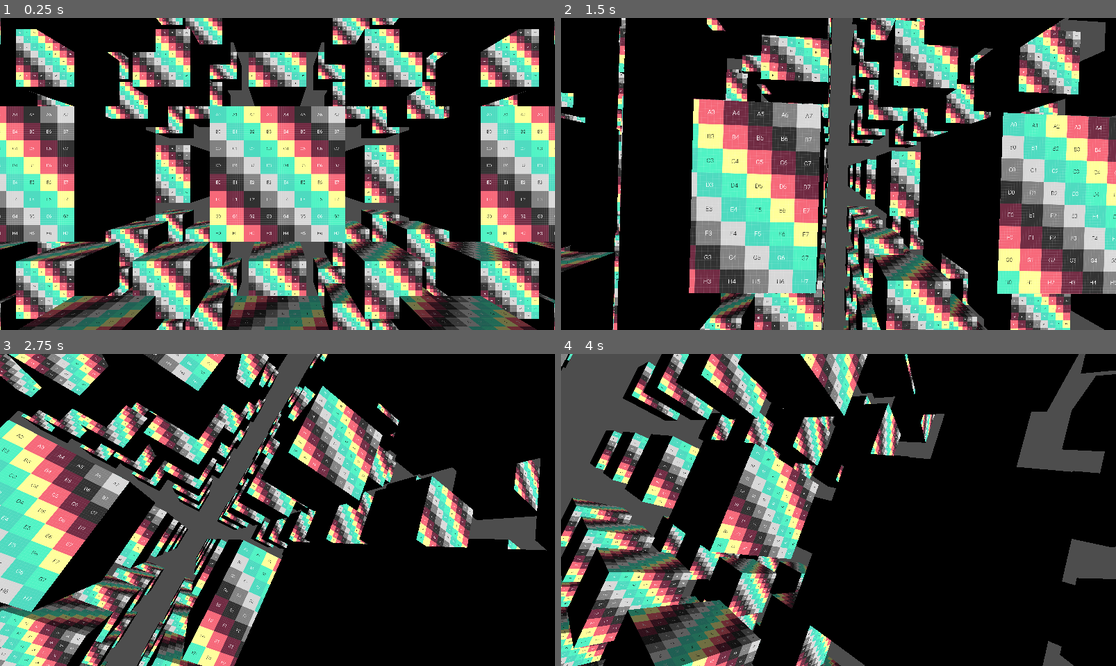
Above: before the commit, frames 1-4 (two rows, left to right).
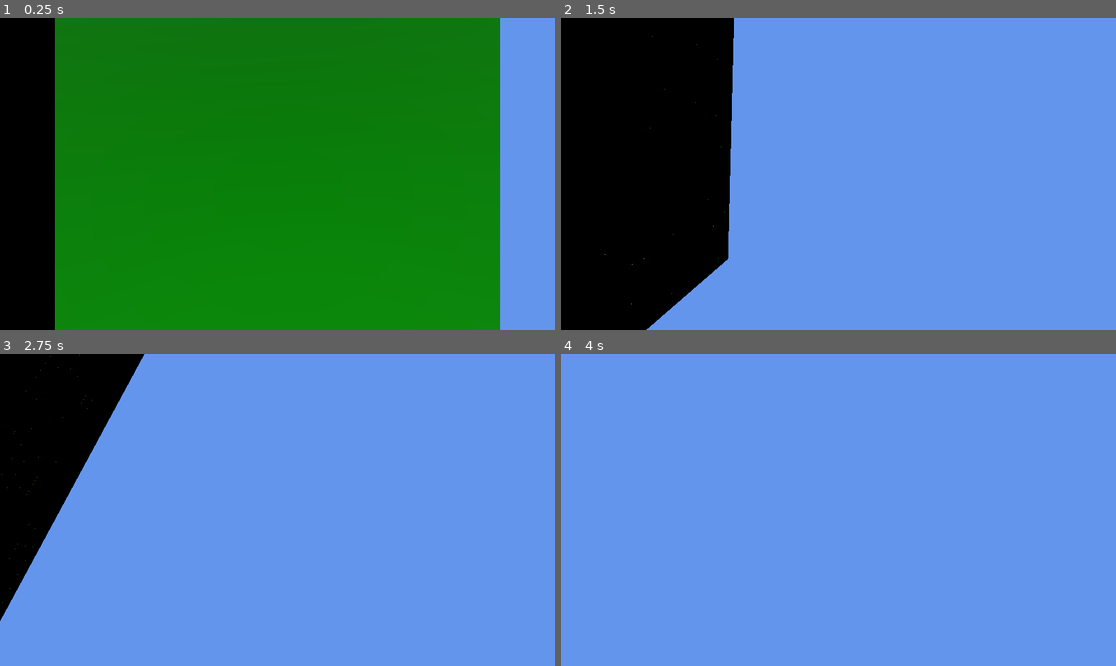
Above: after the commit, the same moments.

Repository: CometWeaversLab/GhiandaCraft
Game: Godot game, scene res://Scenes/World/World.tscn
Same seed, same stepped clock (60 frames per second), same inputs: the game is played once before the commit and once after it.
Inputs (mouse positions are in pixels of both pictures, inside the frame that each line leads up to):
- Up to frame 1 (0.25 s): no input
- Up to frame 2 (1.5 s): tap Enter at 0.5 s; move the mouse to (960, 158) at 0.52 s; hold D 0.53-1.28 s; hold Shift 0.53-1.28 s; tap Space at 0.77 s; move the mouse to (727, 189) at 1.27 s; hold S from 1.28 s (still down); tap Alt at 1.35 s
- Up to frame 3 (2.75 s): tap Space at 1.52 s; move the mouse to (333, 441) at 2.02 s; release S at 2.03 s; hold D from 2.03 s (still down); hold Q from 2.03 s (still down)
- Up to frame 4 (4 s): move the mouse to (810, 572) at 2.77 s; release D at 2.78 s; release Q at 2.78 s; hold W 2.78-3.53 s; tap E at 2.85 s; tap Space at 3.02, 3.77 s; move the mouse to (1005, 556) at 3.52 s; hold A from 3.53 s (still down); hold Shift from 3.53 s (still down)

The runs differ from the first frame. In frame 1, 97% of the frame differs, in the area x 0-100%, y 0-100%; in frame 2, 77%; in frame 3, 97%; in frame 4, 100%.
Error after the commit: Out of bounds get index '0' (on base: 'PackedStringArray') (res://Scenes/World/DebugLabel.gd:47)

Commit message:
terrain generation with perlin noise

Diff:
--- /dev/null
+++ b/Components/TerrainManager.gd
@@ -0,0 +1,67 @@
+# Singleton script that manages the voxel terrain of the world.
+#
+# The world's terrain is made out of voxels also called "blocks". By convention, a block has a
+# dimension of 1*1*1 unit, and its position is the global coordinates of the center of its top face.
+# The terrain coordinate system uses right-handed orientation (the same as Godot editor).
+# Therefore, the convention for the terrain coordinates is the following:
+# - the y axis points "up"
+# - the z axis points "forward"
+# - the x axis points "left"
+# The maximum height of the world is defined as 256. Therefore the y axis of the world ranges
+# from -127 to 126 (included), where 0 should represents the sea-level of the world.
+#
+# TODO chunk documentation
+#
+# Author: Leonardo Spaccini
+
+extends Node
+
+const CHUNK_WIDTH_BLOCKS  = 16;  # number of blocks in the x and z axis of a chunk
+const CHUNK_HEIGHT_BLOCKS = 256; # number of blocks in the y axis of a chunk
+const CHUNK_SIZE_BLOCKS = CHUNK_HEIGHT_BLOCKS * CHUNK_WIDTH_BLOCKS * CHUNK_WIDTH_BLOCKS; # number of blocks in a chunk
+
+# A chunk is a contiguous memory portion that contains terrain information.
+class TerrainChunk:
+	var blockId = [];
+
+var loadedChunks = {};
+
+func chunkCoordToChunkIndex(vec3: Vector3) -> int :
+	assert(vec3.x >= 0 && vec3.x < CHUNK_WIDTH_BLOCKS,  "component 'x' must be in range [0, " + str(CHUNK_WIDTH_BLOCKS)  + "]")
+	assert(vec3.z >= 0 && vec3.z < CHUNK_WIDTH_BLOCKS,  "component 'z' must be in range [0, " + str(CHUNK_WIDTH_BLOCKS)  + "]")
+	assert(vec3.y >= 0 && vec3.y < CHUNK_HEIGHT_BLOCKS, "component 'y' must be in range [0, " + str(CHUNK_HEIGHT_BLOCKS) + "]")
+	return (vec3.y * CHUNK_HEIGHT_BLOCKS) + (vec3.z * CHUNK_WIDTH_BLOCKS) + vec3.x;
+
+func chunkIndexToChunkCoord(index: int) -> Vector3:
+	assert(index >= 0 && index < CHUNK_SIZE_BLOCKS, "argument 'index' must be in range [0, " + str(CHUNK_SIZE_BLOCKS) + "]")
+	var x = index % CHUNK_WIDTH_BLOCKS;
+	var z = floor(index / CHUNK_WIDTH_BLOCKS) % CHUNK_WIDTH_BLOCKS;
+	var y = floor(index / CHUNK_HEIGHT_BLOCKS);
+	return Vector3(x, y, z);
+
+func initTerrain():
+	var noise = FastNoiseLite.new();
+	#noise.noise_type = FastNoiseLite.TYPE_PERLIN;
+	noise.seed = 12356
+	#noise.frequency = 20
+	#noise.fractal_octaves = 8
+	#noise.fractal_lacunarity = 2
+	#noise.fractal_gain = 0.5
+
+	for chunk_x in range(0, 1):
+		for chunk_z in range(0, 1):
+
+			var newChunk = TerrainChunk.new();
+			newChunk.blockId.resize(CHUNK_SIZE_BLOCKS);
+			for x in CHUNK_WIDTH_BLOCKS:
+				for z in CHUNK_WIDTH_BLOCKS:
+					var noisev = noise.get_noise_2d(x + chunk_x * CHUNK_WIDTH_BLOCKS, z + chunk_z * CHUNK_WIDTH_BLOCKS); # between -1 and 1
+					var worldHeight = (noisev + 1) / 2 * CHUNK_HEIGHT_BLOCKS;
+					for y in CHUNK_HEIGHT_BLOCKS:
+						var chunkIndex = chunkCoordToChunkIndex(Vector3(x, y, z));
+						if(y <= worldHeight):
+							newChunk.blockId[chunkIndex] = 1; # grass
+						else:
+							newChunk.blockId[chunkIndex] = 0; # empty
+			loadedChunks[Vector2(chunk_x,chunk_z)] = newChunk;
+	return;
--- /dev/null
+++ b/Scenes/World/DebugLabel.gd
@@ -0,0 +1,66 @@
+# Labels that prints debug informations
+#
+# Author: Leonardo Spaccini
+
+extends Label
+
+@onready var gameCamera : Camera3D = get_node("/root/Game3D/FreeLookCamera3D");
+
+func _process(delta):
+	self.text = getFpsString(delta) \
+		+ "\n" + getMonitorString() \
+		+ "\n" + getCpuString() \
+		+ "\n" + getGpuString() \
+		+ "\n\n\n" + getCameraPosition() \
+		+ "\n" + getCameraRotation();
+	return;
+
+func getProcessInfo():
+	return "PID: " + str(OS.get_process_id());
+
+func getFpsString(delta):
+	return "FPS: " + str(Engine.get_frames_per_second()) + " ("\
+		+ "frameTime: " + str(snapped(delta * 1000, 0.01)) + " ms, " \
+		+ "framesCount: " + str(Engine.get_frames_drawn()) \
+	+ ")";
+
+func getMonitorString():
+	return "VSync: " + getVsyncModeString();
+
+func getVsyncModeString():
+	var vsyncMode = DisplayServer.window_get_vsync_mode();
+	if vsyncMode == DisplayServer.VSYNC_DISABLED:
+		return "Off";
+	elif vsyncMode == DisplayServer.VSYNC_ENABLED:
+		return "On"
+	elif vsyncMode == DisplayServer.VSYNC_ADAPTIVE:
+		return "Adaptive";
+	elif vsyncMode == DisplayServer.VSYNC_MAILBOX:
+		return "Fast";
+	return "";
+
+func getCpuString():
+	return "CPU: " + OS.get_processor_name() \
+		+ " (" + str(OS.get_processor_count()) + " Threads" + ")";
+
+func getGpuString():
+	return "GPU: " + OS.get_video_adapter_driver_info()[0] \
+		+ " (Driver version: " + OS.get_video_adapter_driver_info()[1] + ")";
+
+func getFpsLimitString():
+	var fpsLimit = Engine.max_fps;
+	if fpsLimit == 0:
+		return "unlimited";
+	return str(fpsLimit);
+
+func getCameraPosition():
+	return "Position: (x: " + str(snapped(gameCamera.position.x, 0.01)) \
+		+ ", y: " + str(snapped(gameCamera.position.y, 0.01)) \
+		+ ", z: " + str(snapped(gameCamera.position.z, 0.01)) \
+		+ ")";
+
+func getCameraRotation():
+	return "Rotation: (Yaw: " + str(snapped(gameCamera.rotation.x * 360 / (2 * PI), 1)) \
+		+ "°, Pitch: " + str(snapped(gameCamera.rotation.y * 360 / (2 * PI), 1)) \
+		+ "°, Roll: " + str(snapped(gameCamera.rotation.z * 360 / (2 * PI), 1)) \
+		+ "°)";
--- a/Scenes/World/FreeLookCamera3D.gd
+++ b/Scenes/World/FreeLookCamera3D.gd
@@ -5,11 +5,11 @@
 
 extends Camera3D
 
-const SPEED_BASE   = 1.0;
-const SPEED_SPRINT = 4.0;
+const SPEED_BASE   = 8;
+const SPEED_SPRINT = 16;
 const MOUSE_SENSITIVITY_X = 0.002;
 const MOUSE_SENSITIVITY_Y = 0.002;
-const YAW_SENSITIVITY = 0.01;
+const YAW_SENSITIVITY = 0.005;
 
 var isGameWindowFocused = true;
 
@@ -26,7 +26,8 @@
 	return;
 
 # FIXME inputs (mouse and keyboard) and hence movement and rotation,
-# should be checked in _physics_process(..) instead. Good enough for now.
+# should be checked in _physics_process(..) instead. OTHERWISE at low fps
+# the input will be slower (example camera movement). Good enough for now.
 func _process(delta):
 	if(!isGameWindowFocused):
 		return;
--- a/Scenes/World/World.gd
+++ b/Scenes/World/World.gd
@@ -1,37 +1,51 @@
 # Node that implements a 3D world of procedurally generated cubes.
 #
 # Author: Leonardo Spaccini
-
 extends Node3D
 
 @onready var texture = load("res://Assets/Textures/UVCheckGrid_1024x1024.png");
 
-var cubeMesh;
-var cubeMaterial;
+const cubeSize = 1;
+var cubeMesh : Mesh;
+var cubeMaterial : Material;
 var cubeRIDs = [];
 
 func _ready():
 	# prepare the material
 	cubeMaterial = StandardMaterial3D.new();
-	cubeMaterial.albedo_color = Color(1.0, 1.0, 1.0);
-	cubeMaterial.albedo_texture = texture;
+	cubeMaterial.albedo_color = Color(0.0, 1.0, 0.0);
+	#cubeMaterial.albedo_texture = texture;
 	cubeMaterial.uv1_scale = Vector3(3, 2, 1); # same texture for every face
 	cubeMaterial.texture_repeat = true; #default
 
 	# prepare the mesh
 	cubeMesh = BoxMesh.new();
-	cubeMesh.set_size(Vector3(1.0, 1.0, 1.0));
+	cubeMesh.set_size(Vector3(cubeSize, cubeSize, cubeSize));
 	cubeMesh.surface_set_material(0, cubeMaterial);
 
-	# generate blocks
-	cubeRIDs.resize(1000);
-	for i in range(0, 10):
-		for j in range(0, 10):
-			for k in range(0, 10):
-				var cubeIndex = (100 * i) + (10 * j) + k;
-				var cubeTransform = Transform3D(Basis.IDENTITY, 2 * Vector3(i - 5, j - 5, k - 5));
-				cubeRIDs[cubeIndex] = RenderingServer.instance_create(); # create a new instance
-				RenderingServer.instance_set_base(cubeRIDs[cubeIndex], cubeMesh); # set the instance mesh
-				RenderingServer.instance_set_scenario(cubeRIDs[cubeIndex], get_world_3d().scenario);
-				RenderingServer.instance_set_transform(cubeRIDs[cubeIndex], cubeTransform);
+	# alloracate blocks
+	TerrainManager.initTerrain();
+	var chunkstotal = TerrainManager.loadedChunks.keys().size();
+	cubeRIDs.resize(TerrainManager.CHUNK_SIZE_BLOCKS * chunkstotal);
+
+	for chunk_x in range(0, 1):
+		for chunk_z in range(0, 1):
+			var chunk = TerrainManager.loadedChunks[Vector2(chunk_x,chunk_z)];
+			# render blocks
+			for cubeIndex in TerrainManager.CHUNK_SIZE_BLOCKS:
+				var blockId = chunk.blockId[cubeIndex];
+				if(blockId != 0):
+					var chunkCoord = TerrainManager.chunkIndexToChunkCoord(cubeIndex);
+					var cubeTransform = Transform3D(Basis.IDENTITY, Vector3( \
+					chunkCoord.x + (chunk_x * TerrainManager.CHUNK_WIDTH_BLOCKS), \
+						chunkCoord.y - TerrainManager.CHUNK_WIDTH_BLOCKS / 2, \
+						chunkCoord.z + (chunk_z * TerrainManager.CHUNK_WIDTH_BLOCKS) \
+					) * cubeSize);
+					cubeRIDs[cubeIndex] = RenderingServer.instance_create(); # create a new instance
+					RenderingServer.instance_set_base(cubeRIDs[cubeIndex], cubeMesh); # set the instance mesh
+					RenderingServer.instance_set_scenario(cubeRIDs[cubeIndex], get_world_3d().scenario);
+					RenderingServer.instance_set_transform(cubeRIDs[cubeIndex], cubeTransform);
 	return;
+
+func _process(delta):
+	return;
--- a/Scenes/World/World.tscn
+++ b/Scenes/World/World.tscn
@@ -1,17 +1,29 @@
-[gd_scene load_steps=3 format=3 uid="uid://fv10808a8lqj"]
+[gd_scene load_steps=4 format=3 uid="uid://fv10808a8lqj"]
 
 [ext_resource type="Script" path="res://Scenes/World/World.gd" id="1_jyqay"]
 [ext_resource type="Script" path="res://Scenes/World/FreeLookCamera3D.gd" id="2_7sk1v"]
+[ext_resource type="Script" path="res://Scenes/World/DebugLabel.gd" id="2_n0f23"]
 
-[node name="World" type="Node3D"]
+[node name="Game3D" type="Node3D"]
 script = ExtResource("1_jyqay")
 metadata/_edit_lock_ = true
 
+[node name="DebugCanvasLayer" type="CanvasLayer" parent="."]
+
+[node name="DebugLabel" type="Label" parent="DebugCanvasLayer"]
+offset_right = 40.0
+offset_bottom = 23.0
+script = ExtResource("2_n0f23")
+metadata/_edit_lock_ = true
+
 [node name="FreeLookCamera3D" type="Camera3D" parent="."]
-transform = Transform3D(-4.37114e-08, 0, -1, 0, 1, 0, 1, 0, -4.37114e-08, 0, 0, 0)
+transform = Transform3D(-1, 0, -8.74228e-08, 0, 1, 0, 8.74228e-08, 0, -1, 0, 0, 0)
+current = true
+fov = 70.0
+near = 0.01
 script = ExtResource("2_7sk1v")
 metadata/_edit_lock_ = true
 
 [node name="DirectionalLight3D" type="DirectionalLight3D" parent="."]
-transform = Transform3D(-4.37114e-08, 0.0871557, -0.996195, 0, 0.996195, 0.0871558, 1, 3.8097e-09, -4.35451e-08, 0, 0, 0)
+transform = Transform3D(-0.939693, -0.336824, 0.0593912, 0, 0.173648, 0.984808, -0.34202, 0.925417, -0.163176, 0, 0, 0)
 metadata/_edit_lock_ = true
--- a/project.godot
+++ b/project.godot
@@ -14,3 +14,16 @@
 run/main_scene="res://Scenes/World/World.tscn"
 config/features=PackedStringArray("4.2", "Forward Plus")
 config/icon="res://icon.svg"
+
+[autoload]
+
+TerrainManager="*res://Components/TerrainManager.gd"
+CubeManager="*res://Components/CubeManager.gd"
+
+[display]
+
+window/vsync/vsync_mode=2
+
+[rendering]
+
+environment/defaults/default_clear_color=Color(0.392157, 0.584314, 0.929412, 1)
